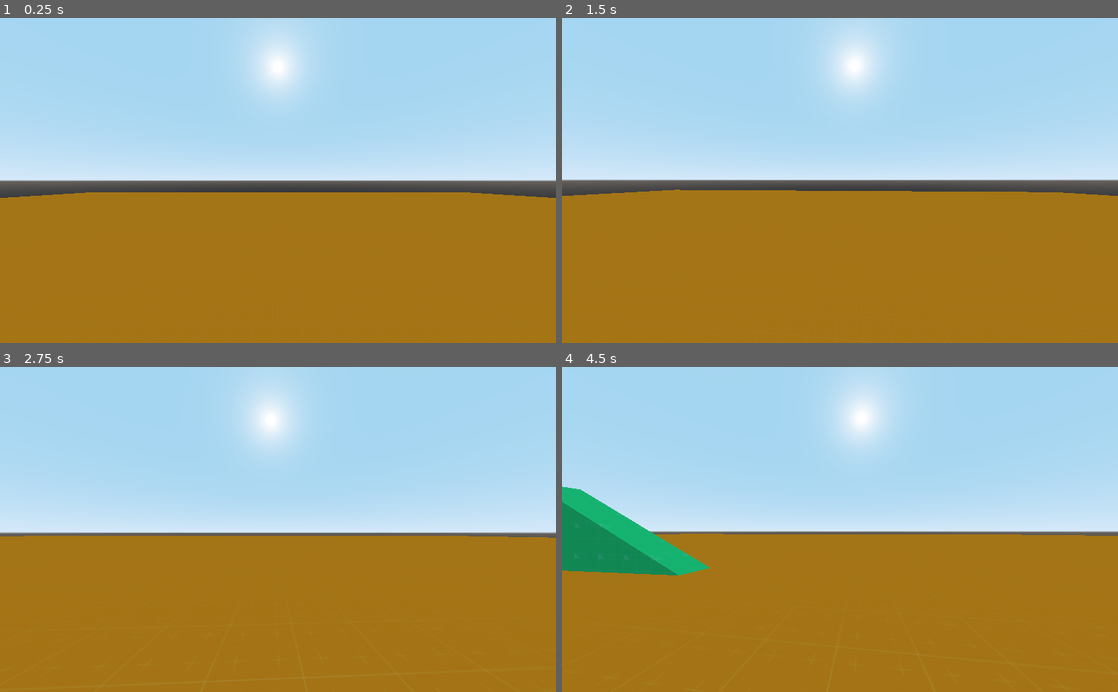
Above: before the commit, frames 1-4 (two rows, left to right).
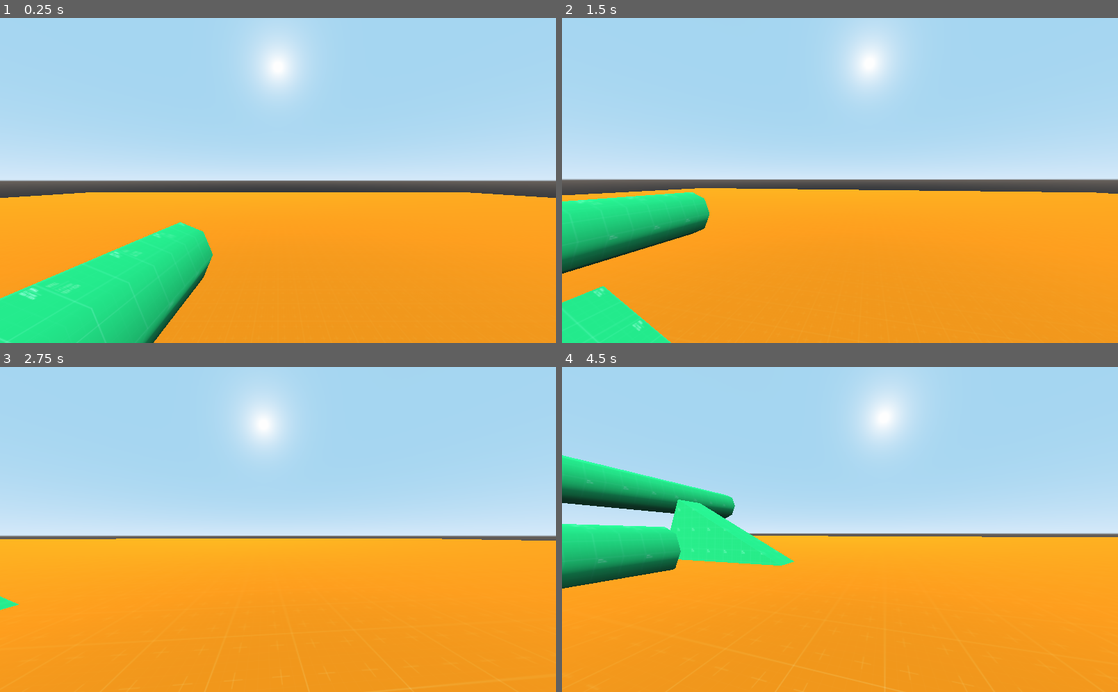
Above: after the commit, the same moments.

Repository: Telkan/Through-the-Heart-of-the-Giant
Game: Godot game, scene res://TestBench/Spatial.tscn
The game is run twice, just before and just after one commit, with the same random seed, the same clock (stepped at 60 frames per second) and the same inputs. The project has no main scene, so this scene is started directly.
Inputs (mouse positions are in pixels of both pictures, inside the frame that each line leads up to):
- Up to frame 1 (0.25 s): no input
- Up to frame 2 (1.5 s): move the mouse to (867, 180) at 0.52 s; hold D (d) 0.53-1.28 s; tap Space (jump) at 0.77 s; tap S (s) at 0.8, 1.35 s; move the mouse to (812, 180) at 1.27 s
- Up to frame 3 (2.75 s): tap Space (jump) at 1.52 s; tap D (d) at 1.55 s; move the mouse to (289, 523) at 2.02 s; hold D (d) from 2.03 s (still down); tap S (s) at 2.3 s
- Up to frame 4 (4.5 s): move the mouse to (834, 536) at 2.77 s; release D (d) at 2.78 s; tap Q (q) at 2.85 s; tap Space (jump) at 3.02, 3.77 s; tap D (d) at 3.05 s; move the mouse to (878, 532) at 3.52 s; hold S (s) 3.53-4.28 s; move the mouse to (795, 526) at 4.27 s; tap Z (z) at 4.35 s

The runs differ from the first frame. In frame 1, 46% of the frame differs, in the area x 0-100%, y 53-100%; in frame 2, 48%; in frame 3, 49%; in frame 4, 55%, in the area x 0-100%, y 8-100%.

Commit message:
Better Moves

Diff:
--- a/Player/FPS.gd
+++ b/Player/FPS.gd
@@ -1,14 +1,14 @@
 extends KinematicBody
 
 var speed = 7
-const ACCEL_DEFAULT = 7
-const ACCEL_AIR = 1
+const ACCEL_DEFAULT = 20
+const ACCEL_AIR = 3
 onready var accel = ACCEL_DEFAULT
 var gravity = 9.8
 var jump = 5
 
 var cam_accel = 40
-var mouse_sense = 0.1
+var mouse_sense = 0.2
 var snap
 
 var direction = Vector3()
--- a/TestBench/Spatial.tscn
+++ b/TestBench/Spatial.tscn
@@ -41,3 +41,18 @@
 [node name="CSGPolygon" type="CSGPolygon" parent="CSGCombiner"]
 transform = Transform( 1, 0, 0, 0, 1, 0, 0, 0, 1, 0, 3.42945, 0 )
 polygon = PoolVector2Array( -1, -2, 0, 1, 6, -2, 2, -2 )
+
+[node name="CSGCylinder" type="CSGCylinder" parent="CSGCombiner"]
+transform = Transform( 1, 0, 0, 0, -4.37114e-08, -1, 0, 1, -4.37114e-08, -3, 5, -1 )
+height = 8.0
+
+[node name="CSGCylinder" type="CSGCylinder" parent="CSGCombiner/CSGCylinder"]
+transform = Transform( 1, 0, 0, 0, -4.37114e-08, -1, 0, 1, -4.37114e-08, 0, 8, 2 )
+height = 8.0
+
+[node name="CSGCylinder" type="CSGCylinder" parent="CSGCombiner/CSGCylinder/CSGCylinder"]
+transform = Transform( 1, 0, 0, 0, -4.37114e-08, -1, 0, 1, -4.37114e-08, 4, 1, 2 )
+height = 8.0
+
+[node name="DirectionalLight" type="DirectionalLight" parent="."]
+transform = Transform( 0.125, 0.966506, 0.224144, -0.880277, 0.0038188, 0.474444, 0.457698, -0.256614, 0.851271, 0, 18, 12 )
